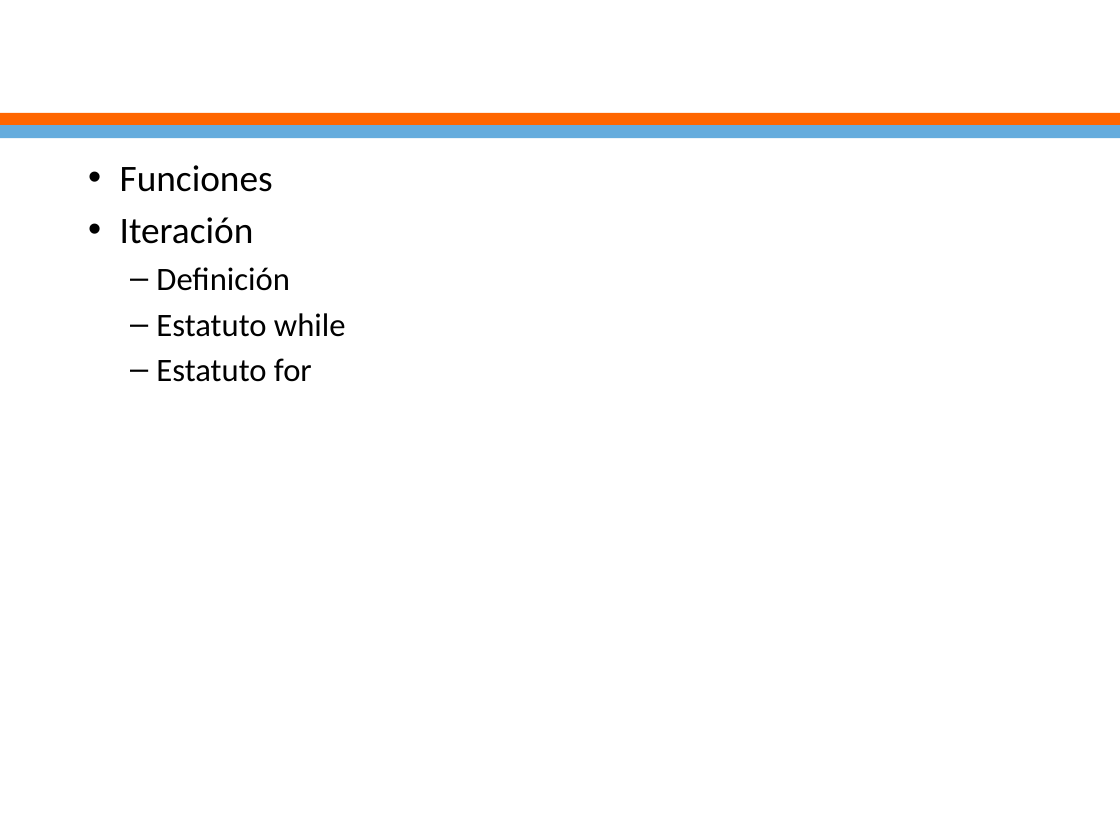
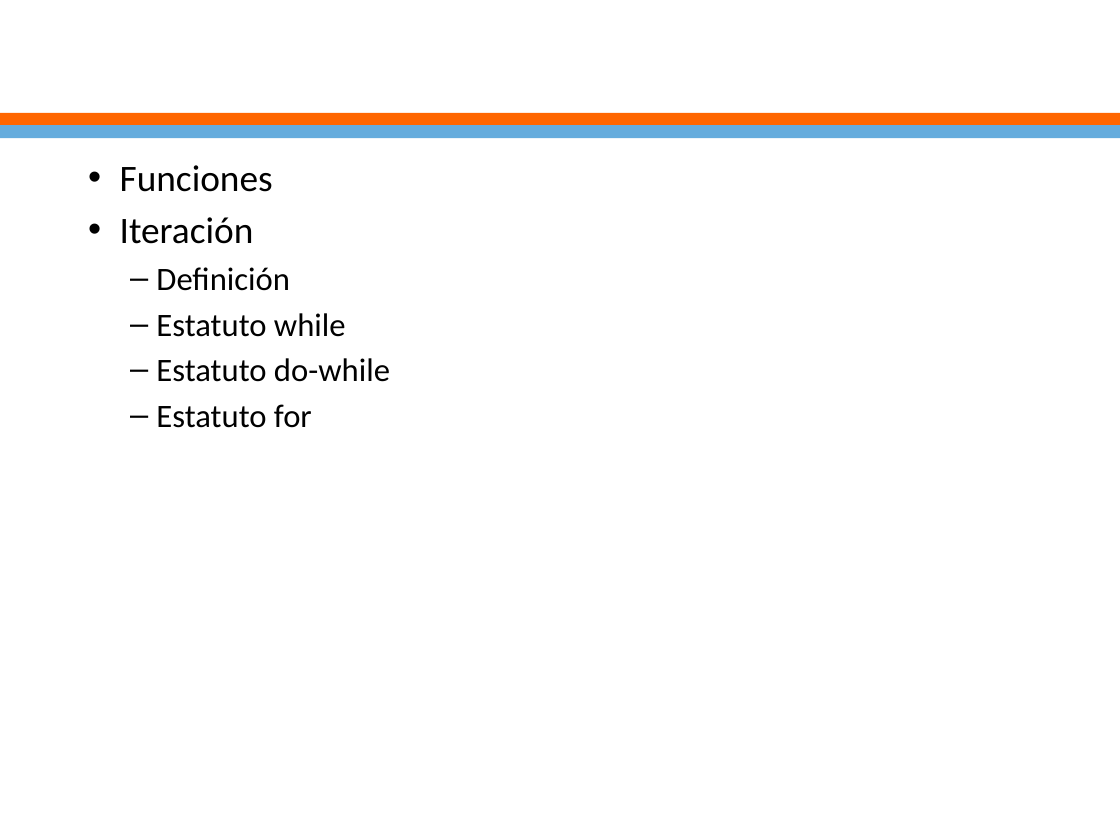
Before and after one commit to ejimenezdelgado/ext_estructura_datos_1_2018, a slide deck: slide 3 of Semana 5/clase5.pptx. Drawn at 1120x840 pixels with LibreOffice and Linux fonts; fonts in the diff are those of the drawing; background and template pictures are left out. Boxes give left, top, right and bottom in pixels: in the first picture for what was removed or moved away, otherwise in the second. Text is boxed around its words. In the diff, an @@ line names an element or a change of style, - is before the commit and + after.

```diff
--- a/Semana 5/clase5.pptx
+++ b/Semana 5/clase5.pptx
@@ text at (156, 358, 390, 382): paragraph added @@
+  – Estatuto do-while
```
Also in this commit, not shown: 1 other slide changed, 32 other files.
